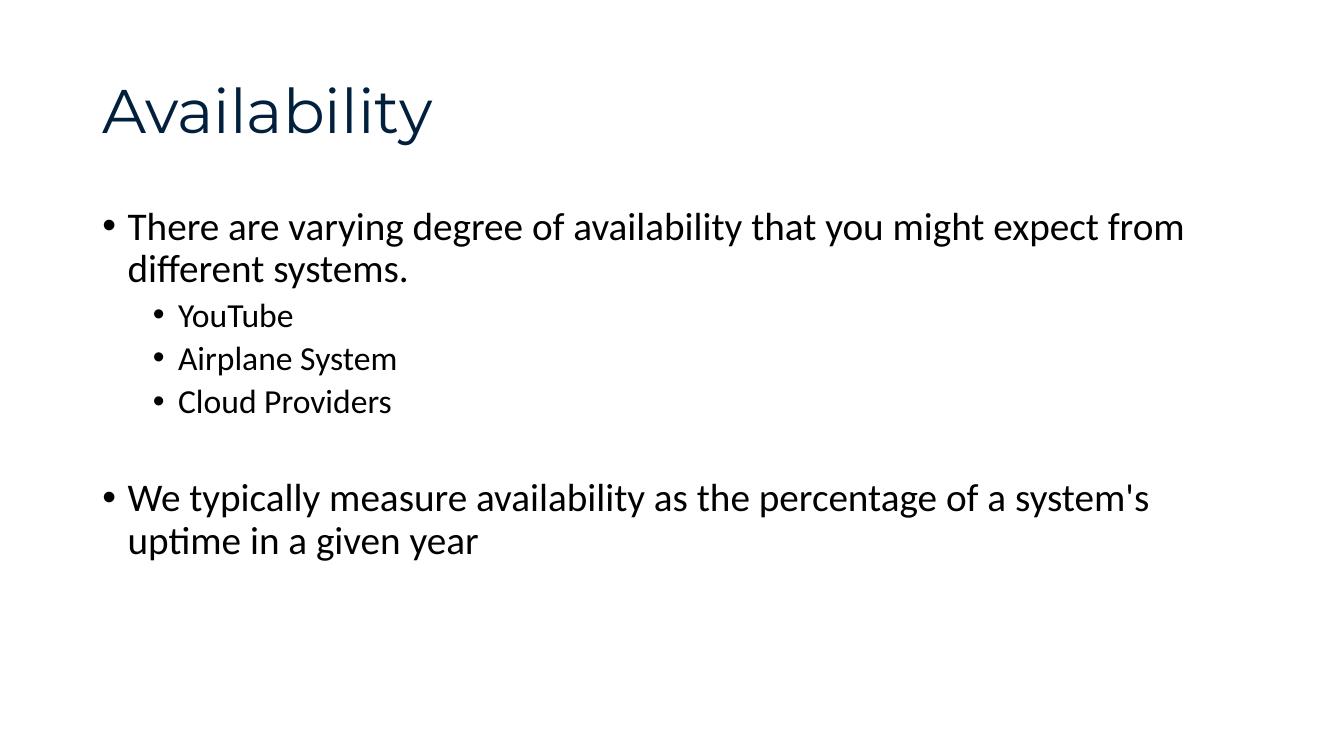
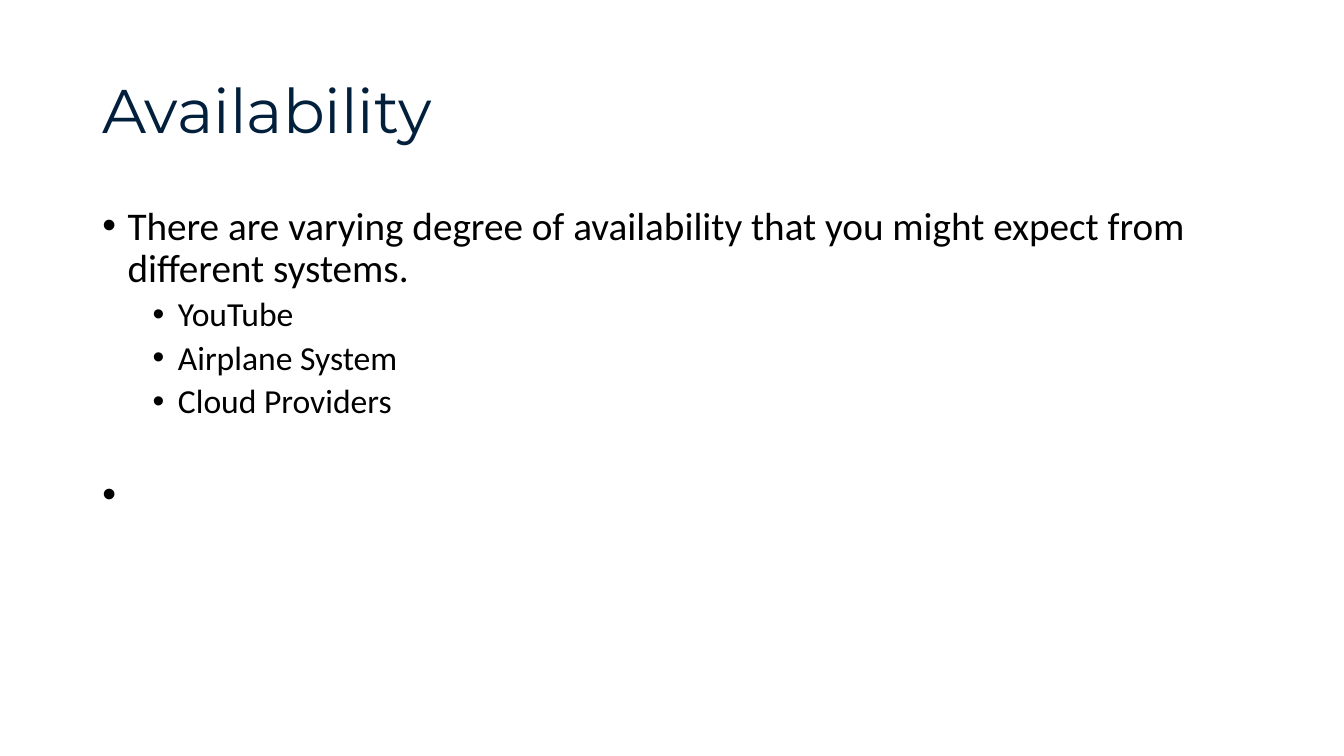
Before and after one commit to aamirfayaz/reactive_architecture, a slide deck: slide 4 of system_design/udemy_1_system_design/latency_throughput/Availability.pptx. Drawn at 1344x756 pixels with LibreOffice and Linux fonts; fonts in the diff are those of the drawing. Boxes give left, top, right and bottom in pixels: in the first picture for what was removed or moved away, otherwise in the second. Text is boxed around its words. In the diff, an @@ line names an element or a change of style, - is before the commit and + after.

```diff
--- a/system_design/udemy_1_system_design/latency_throughput/Availability.pptx
+++ b/system_design/udemy_1_system_design/latency_throughput/Availability.pptx
@@ text at (128, 483, 1149, 561): paragraph removed @@
-• We typically measure availability as the percentage of a system's uptime in a given year
```
Also in this commit, not shown: 3 other slides changed, 1 slide added, 1 slide removed, 2 other files.
